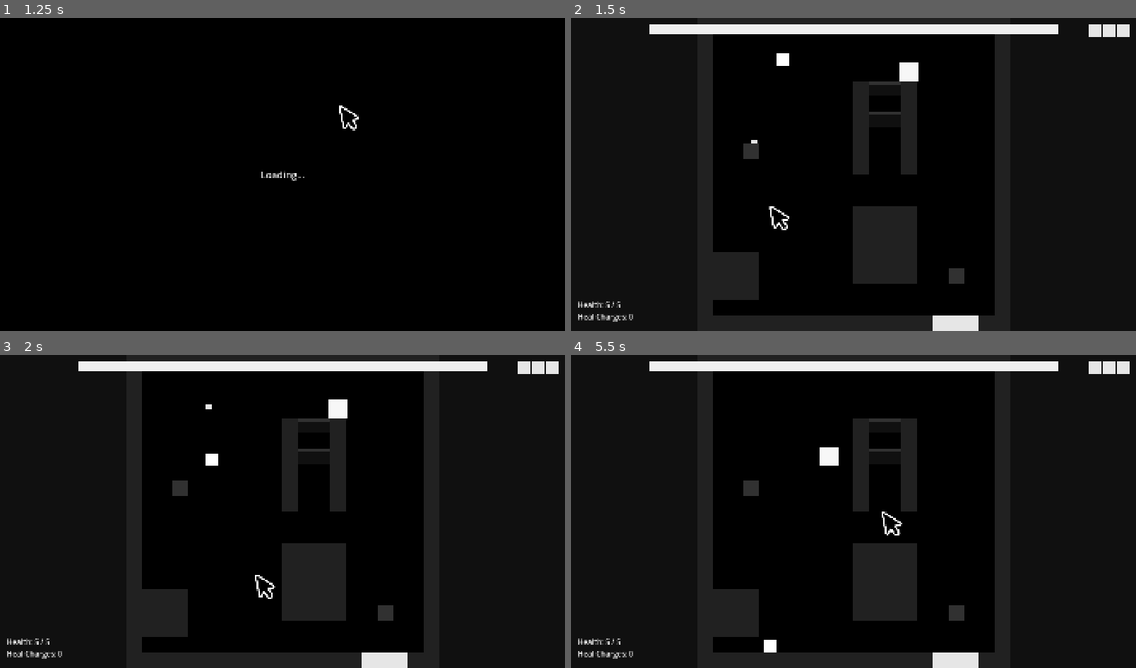
Above: before the commit, frames 1-4 (two rows, left to right).
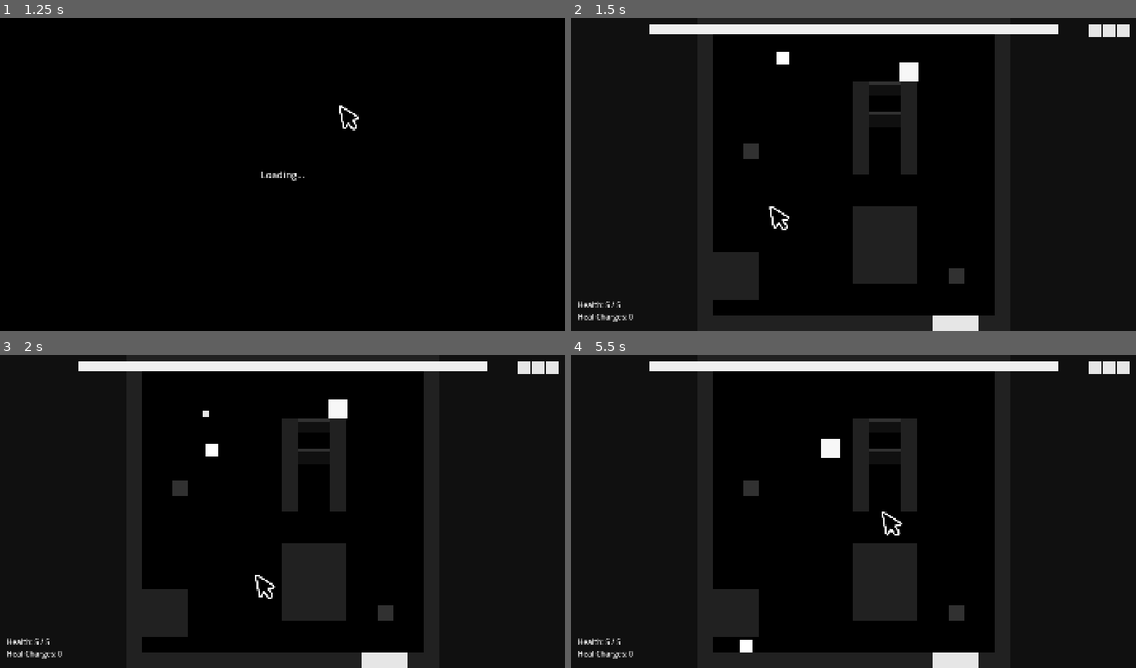
Above: after the commit, the same moments.

Repository: stevencasteel/Box-Battle
Game: Godot game, scene res://src/scenes/main/main.tscn
Two runs of this game, one before a commit and one after it. Both use one fixed random seed, a clock stepped at 60 frames per second and the inputs below. The engine's default icon, where the game draws it, is replaced by a stand-in: a white triangle on a blue panel in a dark square.
Inputs (mouse positions are in pixels of both pictures, inside the frame that each line leads up to):
- Up to frame 1 (1.25 s): tap Enter (ui_accept) at 0.5 s; drag from (282, 130) to (339, 105) at 0.52 s
- Up to frame 2 (1.5 s): tap Enter (ui_accept) at 1.25 s; drag from (740, 190) to (825, 237) at 1.27 s
- Up to frame 3 (2 s): no input
- Up to frame 4 (5.5 s): move the mouse to (910, 442) at 2.02 s; hold Right (ui_right) 2.03-2.75 s; tap Ctrl at 2.1 s; drag from (825, 574) to (870, 646) at 2.77 s; move the mouse to (1023, 558) at 3.52 s; hold Left (ui_left) 3.53-4.25 s; tap Alt at 3.6 s; tap Enter (ui_accept) at 3.77 s; drag from (684, 464) to (768, 646) at 4.27 s; move the mouse to (881, 511) at 5.02 s; hold Down (ui_down) from 5.03 s (still down); hold Shift from 5.03 s (still down); click (881, 511) at 5.17 s

Frame 1 is identical in both runs. In frame 2, less than 0.1% of the frame differs, in the area x 31-39%, y 10-41%; in frame 3, 0.2%; in frame 4, 0.4%, in the area x 29-48%, y 26-96%.

Commit message:
refactor(fx): Overhaul FX pipeline for stability and performance
Completes Phases 1 and 2 of the FX & Shader Refactor plan. This commit introduces foundational changes to the visual effects system to enhance architectural robustness, eliminate visual bugs, and improve performance under stress.

Phase 1: Hardening & Stability
- `FXComponent`: Refactored to always use a `.duplicate(true)` material instance for every effect. This is a critical change that programmatically prevents shared-state bugs where effects on one entity would visually affect another. The component now correctly manages the lifecycle of these duplicated materials and restores the original material on completion.
- `FXManager` & `LoadingScreen`: Implemented a new `prewarm_shaders_async` method in `FXManager`. The `LoadingScreen` now calls this method to iterate through critical `ShaderEffect` resources, forcing their shaders to compile before gameplay begins. This resolves the noticeable stutter on the first use of effects like hit-flash and dissolve.
- Fixed a GDScript type inference bug in `LoadingScreen` by creating the typed array of effects locally rather than as a constant, resolving a startup error.

Phase 2: Performance & Budgeting
- `FXManager`: Implemented an "effect coalescing" system. It now tracks timestamps for effects played on a per-entity basis and will ignore new requests that arrive within a configurable time window, preventing "event storms" from rapid damage ticks.
- `ShaderEffect`: Added a new `coalesce_window: float` property, making the performance-tuning behavior data-driven and configurable per-effect in the editor.
- `entity_hit_flash_effect.tres`: Updated to use a 0.1s coalesce window, serving as the first practical implementation of the new system.

Diff:
--- a/materials/sdf_panel_material.tres
+++ /dev/null
@@ -1,3 +0,0 @@
-[gd_resource type="ShaderMaterial" load_steps=2 format=3]
-
-# TODO: Link this material to its corresponding .gdshader file.
--- a/materials/shockwave_material.tres
+++ /dev/null
@@ -1,3 +0,0 @@
-[gd_resource type="ShaderMaterial" load_steps=2 format=3]
-
-# TODO: Link this material to its corresponding .gdshader file.
--- a/project.godot
+++ b/project.godot
@@ -11,7 +11,7 @@
 [application]
 
 config/name="BOX BATTLE"
-config/version="0.13.0"
+config/version="0.14.0"
 run/main_scene="res://src/scenes/main/main.tscn"
 config/features=PackedStringArray("4.4", "Mobile")
 config/icon="res://icon.svg"
--- a/src/core/data/effects/shader_effect.gd
+++ b/src/core/data/effects/shader_effect.gd
@@ -15,6 +15,7 @@
 }
 
 # --- Editor Properties ---
+@export_group("Configuration")
 ## The actual ShaderMaterial resource to be applied.
 @export var material: ShaderMaterial
 
@@ -22,13 +23,19 @@
 ## until manually stopped.
 @export_range(0.0, 5.0, 0.01) var duration: float = 0.15
 
+## A dictionary of uniform parameters to be passed to the shader.
+## Example: { "intensity": 1.0, "tint_color": Color.RED }
+@export var params: Dictionary = {}
+
+@export_group("Behavior")
+## The target scope for this effect.
+@export var target_scope: TargetScope = TargetScope.ENTITY
+
 ## A priority level to resolve conflicts if multiple effects are triggered at once.
 ## Higher numbers have higher priority.
 @export var priority: int = 0
 
-## The target scope for this effect.
-@export var target_scope: TargetScope = TargetScope.ENTITY
-
-## A dictionary of uniform parameters to be passed to the shader.
-## Example: { "intensity": 1.0, "tint_color": Color.RED }
-@export var params: Dictionary = {}
+@export_group("Performance")
+## Minimum time in seconds before this effect can be triggered again on the same target.
+## A value of 0 disables coalescing.
+@export_range(0.0, 1.0, 0.01) var coalesce_window: float = 0.1
--- a/src/core/systems/fx_manager.gd
+++ b/src/core/systems/fx_manager.gd
@@ -8,6 +8,7 @@
 # --- Private Member Variables ---
 var _is_hit_stop_active: bool = false
 var _camera_shaker: CameraShaker = null
+var _effect_timestamps: Dictionary = {} # Tracks { entity_id: { effect_path: timestamp_msec } }
 
 # --- Public Methods ---
 
@@ -56,6 +57,20 @@
 		push_warning("FXManager.play_shader: Invalid effect or target node provided.")
 		return
 
+	# TODO: Implement effect coalescing.
+	var target_id = target_node.get_instance_id()
+	var effect_path = effect.resource_path
+
+	if effect.coalesce_window > 0.0:
+		var last_played_time = _effect_timestamps.get(target_id, {}).get(effect_path, 0)
+		var current_time = Time.get_ticks_msec()
+		if current_time - last_played_time < effect.coalesce_window * 1000:
+			return # Coalesced: effect was played too recently on this target.
+
+		if not _effect_timestamps.has(target_id):
+			_effect_timestamps[target_id] = {}
+		_effect_timestamps[target_id][effect_path] = current_time
+
 	match effect.target_scope:
 		# ENTITY scope is now handled directly by FXComponent.
 		ShaderEffect.TargetScope.UI:
@@ -81,3 +96,24 @@
 	if get_tree().paused and _is_hit_stop_active:
 		get_tree().paused = false
 		_is_hit_stop_active = false
+
+## Pre-compiles a list of shaders by briefly rendering them off-screen.
+func prewarm_shaders_async(effects: Array[ShaderEffect], prewarm_viewport: SubViewport) -> void:
+	if not is_instance_valid(prewarm_viewport):
+		push_error("FXManager: prewarm_shaders_async requires a valid SubViewport.")
+		return
+
+	print("FXManager: Starting shader pre-warm...")
+	for effect in effects:
+		if not is_instance_valid(effect) or not is_instance_valid(effect.material):
+			continue
+
+		var temp_rect = ColorRect.new()
+		temp_rect.material = effect.material.duplicate(true)
+		prewarm_viewport.add_child(temp_rect)
+
+		# Wait one frame for the renderer to process and compile the shader.
+		await get_tree().process_frame
+
+		temp_rect.queue_free()
+	print("FXManager: Shader pre-warm complete.")
--- a/src/data/effects/entity_hit_flash_effect.tres
+++ b/src/data/effects/entity_hit_flash_effect.tres
@@ -8,3 +8,4 @@
 material = ExtResource("2_material")
 duration = 0.12
 target_scope = 0
+coalesce_window = 0.1
--- a/src/entities/components/fx_component.gd
+++ b/src/entities/components/fx_component.gd
@@ -14,20 +14,7 @@
 var _hit_effect: ShaderEffect # Injected Dependency
 var _original_material: Material
 var _current_effect_name: String = "None"
-
 var _active_tween: Tween
-var _material_instance: ShaderMaterial
-
-# --- Private Member Variables ---
-var _shader_uniform_cache: Dictionary = {}
-var _preserve_material_on_finish: bool = false
-
-# A proxy property for the tween to animate.
-var _progress: float = 0.0:
-	set(value):
-		_progress = value
-		if is_instance_valid(_material_instance):
-			_material_instance.set_shader_parameter("fx_progress", _progress)
 
 # --- Godot Lifecycle Methods ---
 func _notification(what: int) -> void:
@@ -50,11 +37,6 @@
 		assert(is_instance_valid(_hit_effect), "Injected 'hit_effect' must be a valid ShaderEffect resource.")
 		_health_component.took_damage.connect(_on_owner_took_damage)
 
-	if is_instance_valid(_original_material) and _original_material is ShaderMaterial:
-		_material_instance = _original_material.duplicate(true) as ShaderMaterial
-	else:
-		_material_instance = ShaderMaterial.new()
-
 func teardown() -> void:
 	if is_instance_valid(_active_tween):
 		_active_tween.kill()
@@ -64,17 +46,11 @@
 		_health_component.took_damage.disconnect(_on_owner_took_damage)
 
 	if is_instance_valid(_visual_node):
-		var owner_allows_restore := true
-		if is_instance_valid(_owner) and _owner.has_method("is_queued_for_deletion") and _owner.is_queued_for_deletion():
-			owner_allows_restore = false
-		if owner_allows_restore and not _preserve_material_on_finish:
-			_visual_node.material = _original_material
+		_visual_node.material = _original_material
 
 	_visual_node = null
 	_owner = null
 	_health_component = null
-	_material_instance = null
-	_preserve_material_on_finish = false
 
 # --- Public API ---
 
@@ -87,43 +63,27 @@
 		_active_tween.kill()
 
 	_current_effect_name = effect.resource_path.get_file()
-	_preserve_material_on_finish = opts.get("preserve_final_state", false)
 
-	var src_material := effect.material as ShaderMaterial
-	if not is_instance_valid(src_material):
+	# CORE FIX: Always duplicate the material to prevent shared state bugs.
+	var material_instance := effect.material.duplicate(true) as ShaderMaterial
+	if not is_instance_valid(material_instance):
 		push_error("FXComponent: effect.material is not a ShaderMaterial.")
 		return null
 
-	var shader_res := src_material.shader
-	_material_instance.shader = shader_res
+	# Apply runtime parameter overrides if any were provided.
+	if not overrides.is_empty():
+		for param_name in overrides:
+			material_instance.set_shader_parameter(param_name, overrides[param_name])
 
-	if is_instance_valid(shader_res):
-		var uniform_list: Array
-		if _shader_uniform_cache.has(shader_res):
-			uniform_list = _shader_uniform_cache[shader_res]
-		else:
-			uniform_list = shader_res.get_shader_uniform_list()
-			_shader_uniform_cache[shader_res] = uniform_list
+	_visual_node.material = material_instance
 
-		for param_info in uniform_list:
-			var param_name: String = param_info.get("name", "")
-			var usage := int(param_info.get("usage", 0))
+	_active_tween = create_tween().set_parallel(false)
+	_active_tween.tween_property(material_instance, "shader_parameter/fx_progress", 1.0, effect.duration)
 
-			var is_sampler = not (usage & PROPERTY_USAGE_DEFAULT)
-			if not is_sampler and param_name != "fx_progress" and param_name != "":
-				var value = src_material.get_shader_parameter(param_name)
-				_material_instance.set_shader_parameter(param_name, value)
+	# The final step in the tween is to call the cleanup function.
+	# This ensures cleanup happens even if the tween is killed.
+	_active_tween.tween_callback(_on_effect_finished.bind(opts.get("preserve_final_state", false)))
 
-		if not overrides.is_empty():
-			for param_name in overrides:
-				_material_instance.set_shader_parameter(param_name, overrides[param_name])
-
-	_visual_node.material = _material_instance
-	self._progress = 0.0
-
-	_active_tween = create_tween()
-	_active_tween.finished.connect(_on_effect_finished, CONNECT_ONE_SHOT)
-	_active_tween.tween_property(self, "_progress", 1.0, effect.duration)
 	return _active_tween
 
 ## Returns the filename of the currently playing effect.
@@ -138,16 +98,17 @@
 	else:
 		push_warning("FXComponent on '%s' received took_damage, but has no default_hit_effect assigned." % [_owner.name])
 
-func _on_effect_finished() -> void:
-	var do_restore := true
-	if is_instance_valid(_owner) and _owner.has_method("is_queued_for_deletion") and _owner.is_queued_for_deletion():
-		do_restore = false
-	if _preserve_material_on_finish:
-		do_restore = false
+func _on_effect_finished(preserve_final_state: bool) -> void:
+	# Ensure the owner is still valid before trying to access it.
+	if not is_instance_valid(_owner):
+		return
 
-	if is_instance_valid(_visual_node) and do_restore:
+	# Do not restore the original material if the owner is being deleted
+	# or if the effect is meant to be permanent (like a dissolve).
+	var should_restore := not _owner.is_queued_for_deletion() and not preserve_final_state
+
+	if is_instance_valid(_visual_node) and should_restore:
 		_visual_node.material = _original_material
 
 	_current_effect_name = "None"
 	_active_tween = null
-	_preserve_material_on_finish = false
--- a/src/scenes/loading/loading_screen.gd
+++ b/src/scenes/loading/loading_screen.gd
@@ -12,7 +12,8 @@
 	AssetPaths.SCENE_BASE_BOSS,
 	AssetPaths.SCENE_PLAYER_SHOT,
 	AssetPaths.SCENE_BOSS_SHOT,
-	AssetPaths.SCENE_TURRET_SHOT
+	AssetPaths.SCENE_TURRET_SHOT,
+	AssetPaths.SCENE_HOMING_BOSS_SHOT,
 ]
 
 # --- Node References ---
@@ -36,6 +37,14 @@
 
 	await _prewarm_shaders()
 
+	# THE FIX: Create the typed array locally using load() to ensure correct type resolution.
+	var effects_to_prewarm: Array[ShaderEffect] = [
+		load("res://src/data/effects/entity_hit_flash_effect.tres"),
+		load("res://src/core/data/effects/dissolve_effect.tres"),
+	]
+	await FXManager.prewarm_shaders_async(effects_to_prewarm, prewarm_viewport)
+
+
 	# Build the level and store the resulting node in the GameManager state.
 	GameManager.state.prebuilt_level = await ArenaBuilder.build_level_async()
 
@@ -51,18 +60,20 @@
 		var instance = load(scene_path).instantiate()
 
 		if instance.has_method("inject_dependencies"):
-			instance.inject_dependencies({
+			var deps = {
 				"object_pool": ObjectPool,
 				"fx_manager": FXManager,
-				"event_bus": EventBus
-			})
+				"event_bus": EventBus,
+			}
+			instance.inject_dependencies(deps)
 
 		prewarm_viewport.add_child(instance)
 
 		# --- Trigger Actions to Compile More Shaders ---
 		if instance is Player:
 			instance.velocity.x = 100
-			instance.state_machine.change_state(instance.State.ATTACK)
+			if is_instance_valid(instance.state_machine) and instance.state_machine.has_method("change_state"):
+				instance.state_machine.change_state(instance.State.ATTACK)
 		elif instance is BaseBoss:
 			instance.velocity.x = 100
 
Not shown, changed: docs/CHANGELOG.txt
Not shown, changed: docs/TODO.txt
Not shown, changed: docs/all_godot_source_code.txt
